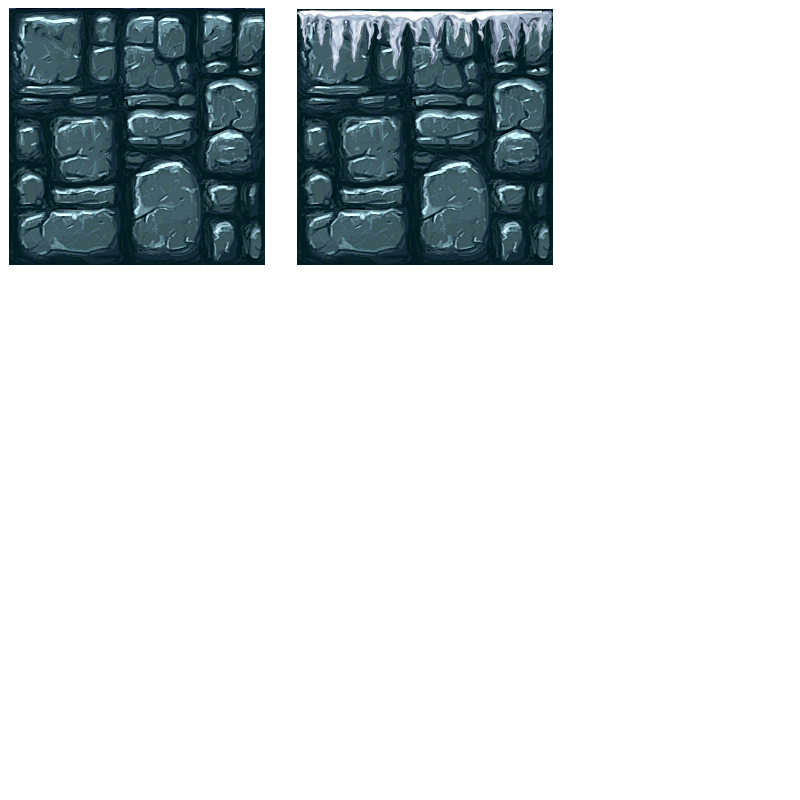
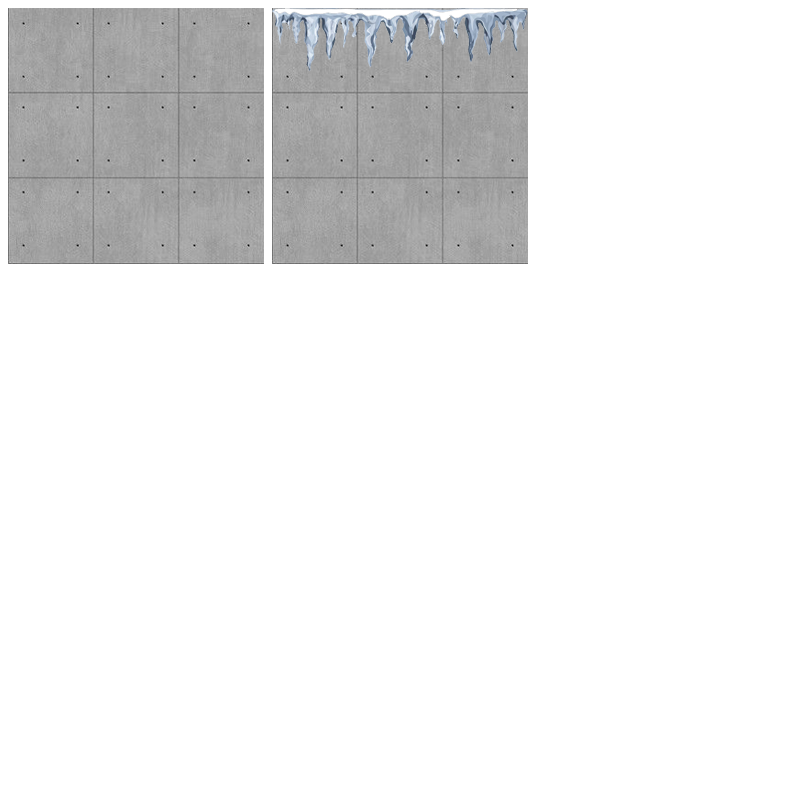
Before/after of a w=800, h=800 layered artwork. What changed in the layer stack:
added group "concrete" with 2 layers above "ice" over [left=8, top=8, right=528, bottom=264]
added group "concrete1" with 1 layers in group "concrete" over [left=8, top=8, right=528, bottom=264]
added layer "snow копия 2" in group "concrete1" over [left=8, top=8, right=528, bottom=264]
hid group "stone2" (1 layers), moved it above "stone1" over [left=8, top=8, right=553, bottom=265]
painted on "snow копия" over [left=8, top=8, right=553, bottom=265]
hid group "stone1" (1 layers) over [left=8, top=8, right=553, bottom=265]
painted on "Слой 8" over [left=8, top=8, right=553, bottom=265]
